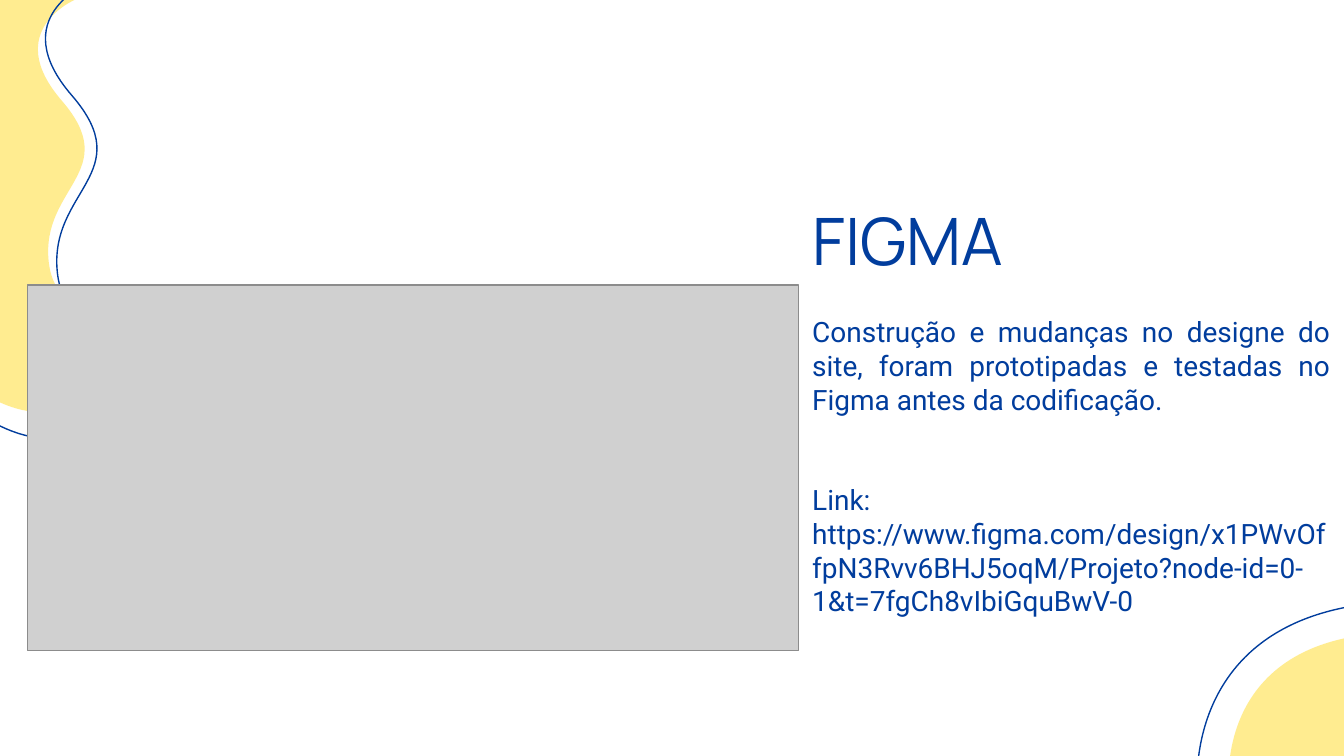
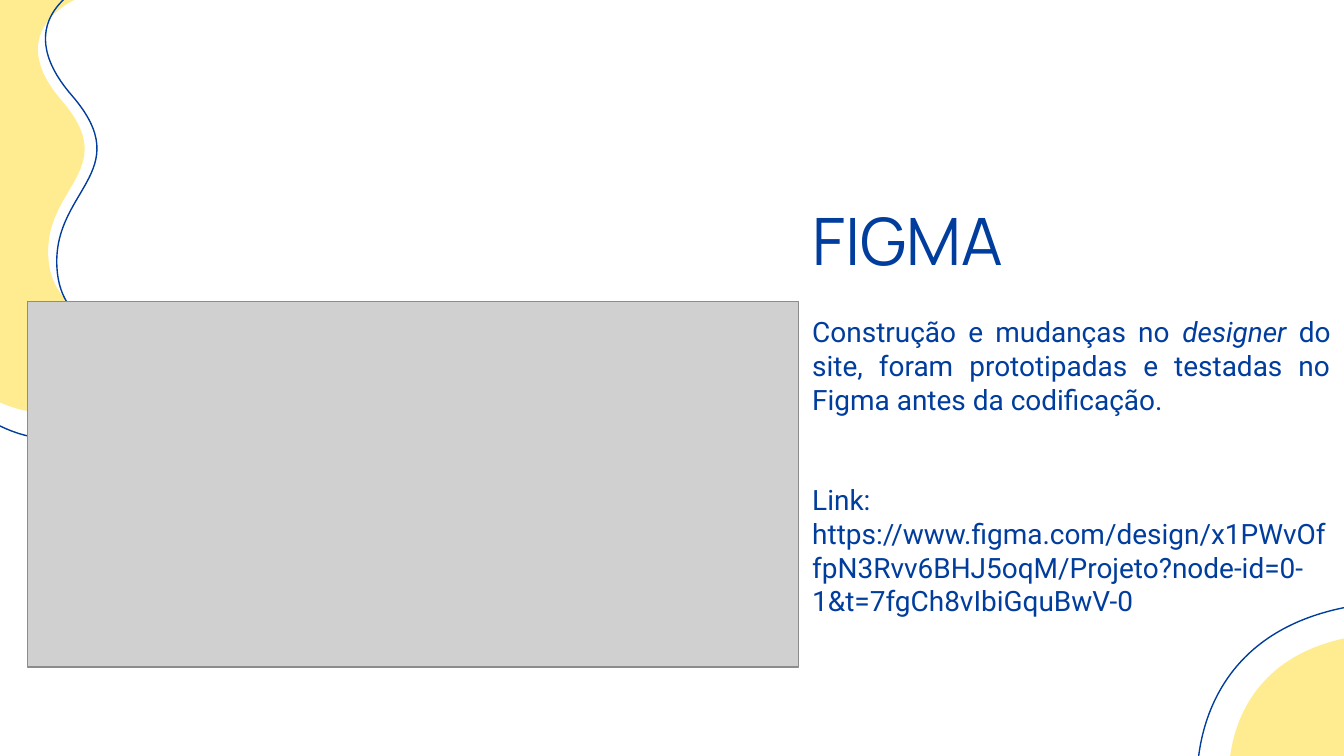
Before and after one commit to 2024-1-NADS2/Projeto1, a slide deck: slide 5 of documentos/apresentação.pptx. Drawn at 1344x756 pixels with LibreOffice and Linux fonts; fonts in the diff are those of the drawing; grey boxes stand for pictures. Boxes give left, top, right and bottom in pixels: in the first picture for what was removed or moved away, otherwise in the second. Text is boxed around its words. In the diff, an @@ line names an element or a change of style, - is before the commit and + after.

```diff
--- a/documentos/apresentação.pptx
+++ b/documentos/apresentação.pptx
@@ picture moved from (x1=27, y1=285, x2=798, y2=650) to (x1=27, y1=301, x2=798, y2=667) @@
@@ text at (x1=812, y1=321, x2=1331, y2=416): text changed @@
-Construção e mudanças no designe do site, foram prototipadas e testadas no Figma antes da codificação.
+Construção e mudanças no designer do site, foram prototipadas e testadas no Figma antes da codificação.
```
Also in this commit, not shown: 2 other slides changed, 2 slides added, 2 slides removed.
